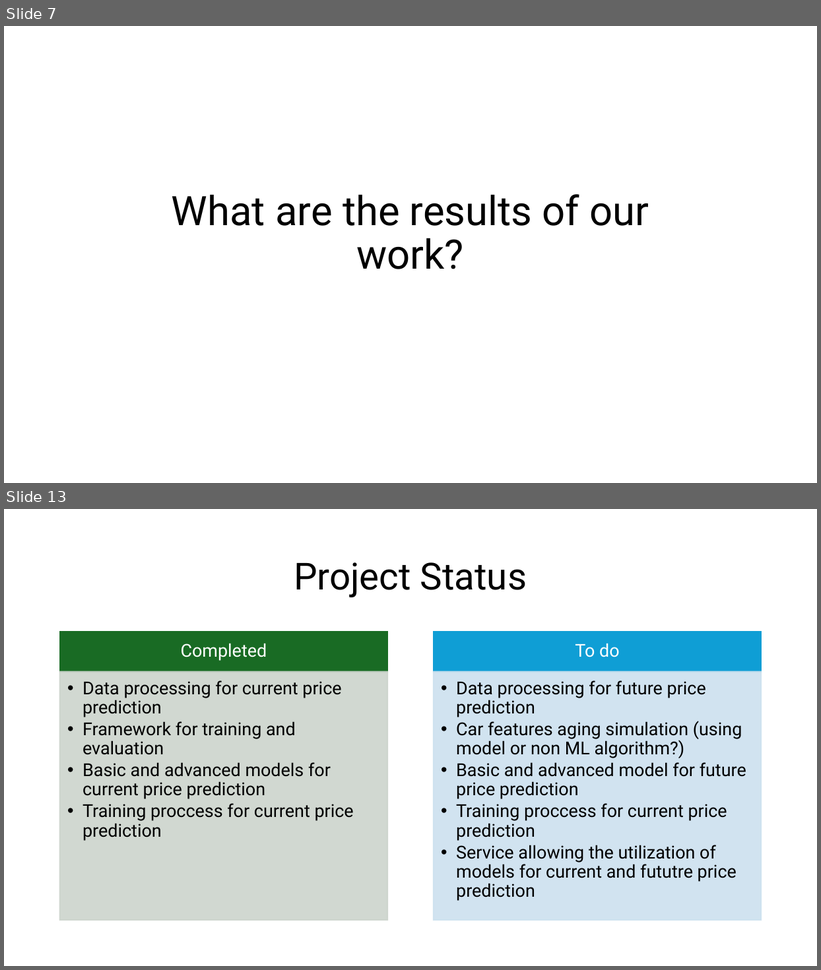
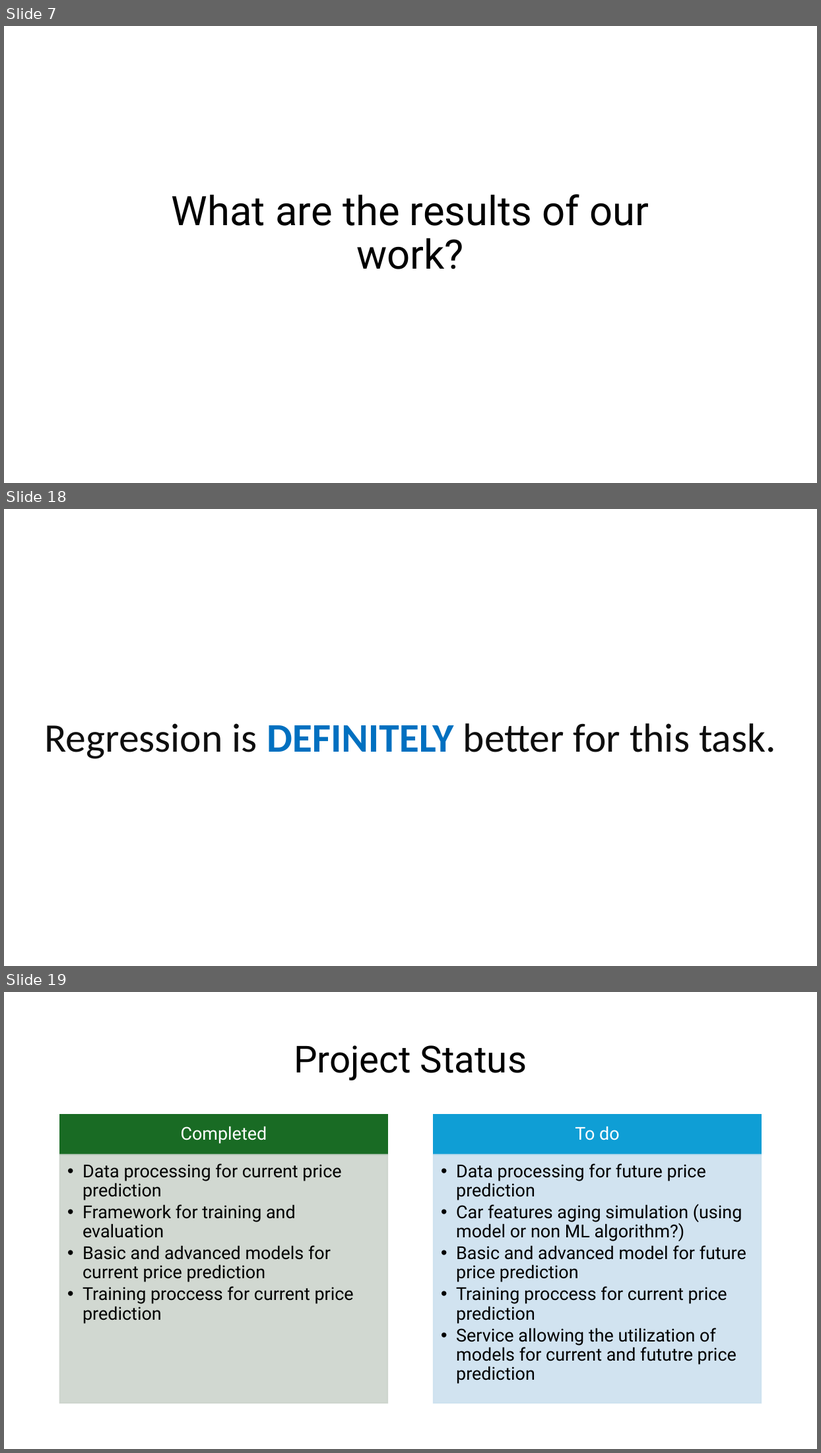
Before and after one commit to marcin-banak/wheel_of_fortune, a slide deck: Milestone.pptx. Shown one above the other, each under a label of ours: slides 7 and 13 before the commit, slides 7, 18 and 19 after it; the slides between them are not shown. The pictures are 821x970 and 821x1453 pixels, drawn with LibreOffice and Linux fonts; fonts in the diff are those of the drawing. Boxes give left, top, right and bottom in pixels: in the first picture for what was removed or moved away, otherwise in the second. Text is boxed around its words. In the diff, an @@ line names an element or a change of style, - is before the commit and + after.

```diff
--- a/Milestone.pptx
+++ b/Milestone.pptx
@@ slide 18 added at <box>4,509,817,966</box>, background #FFFFFF @@
@@ title added at <box>45,723,776,759</box>, 48 pt, text #0E0E0E @@
+Regression is DEFINITELY better for this task.
@@ what was slide 13 is now slide 19 @@
```
Also in this commit, not shown: 10 other slides added, 5 slides removed, 10 other files.
